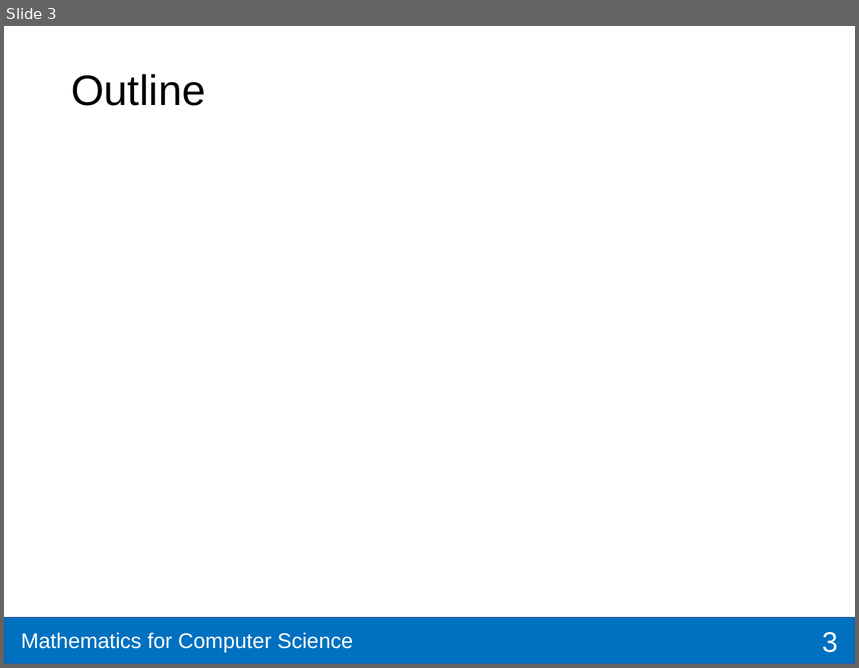
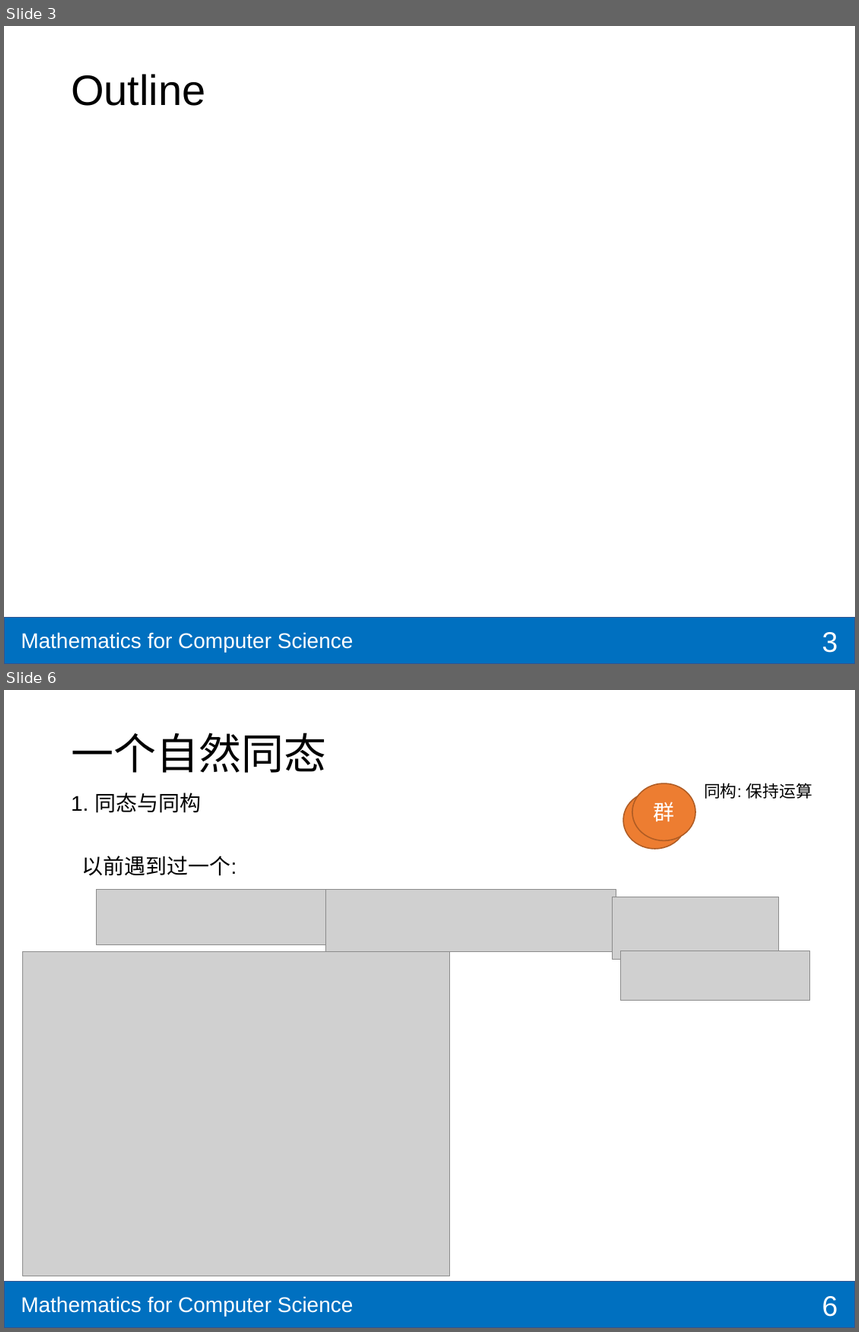
Before and after one commit to shzaiz/dx-public, a slide deck: notes/notes/mcs/9.5-group-theory/3-morphi.pptx. Shown one above the other, each under a label of ours: slide 3 before the commit, slides 3 and 6 after it; the slides between them are not shown. The pictures are 859x668 and 859x1332 pixels, drawn with LibreOffice and Linux fonts; fonts in the diff are those of the drawing; grey boxes stand for pictures. Boxes give left, top, right and bottom in pixels: in the first picture for what was removed or moved away, otherwise in the second. Text is boxed around its words. In the diff, an @@ line names an element or a change of style, - is before the commit and + after.

```diff
--- a/notes/notes/mcs/9.5-group-theory/3-morphi.pptx
+++ b/notes/notes/mcs/9.5-group-theory/3-morphi.pptx
@@ slide 6 added at (x1=4, y1=690, x2=855, y2=1328), background #FFFFFF; not listed: 2 template elements that a slide beside it also shows @@
@@ title added at (x1=71, y1=733, x2=326, y2=773), 36 pt, text #000000 @@
+一个自然同态
@@ text added at (x1=71, y1=793, x2=201, y2=813), 18 pt, text #000000 @@
+1. 同态与同构
@@ ellipse added at (x1=623, y1=791, x2=686, y2=848), fill #ED7D31, outline #AF5C24 1 pt, 18 pt, text #FFFFFF @@
+群
@@ ellipse added at (x1=633, y1=783, x2=695, y2=840), fill #ED7D31, outline #AF5C24 1 pt, 18 pt, text #FFFFFF @@
+群
@@ text added at (x1=704, y1=783, x2=813, y2=799), 14 pt, text #000000 @@
+同构: 保持运算
@@ text added at (x1=82, y1=856, x2=237, y2=876), 18 pt, text #000000 @@
+以前遇到过一个:
@@ picture added at (x1=96, y1=889, x2=325, y2=945) @@
@@ picture added at (x1=325, y1=889, x2=617, y2=952) @@
@@ picture added at (x1=613, y1=897, x2=779, y2=960) @@
@@ picture added at (x1=23, y1=952, x2=450, y2=1277) @@
@@ picture added at (x1=620, y1=951, x2=810, y2=1001) @@
@@ page number added at (x1=823, y1=1296, x2=838, y2=1317), 24 pt, text #FFFFFF @@
+6
```
Also in this commit, not shown: 1 slide changed, 4 other slides added, 20 other files.
